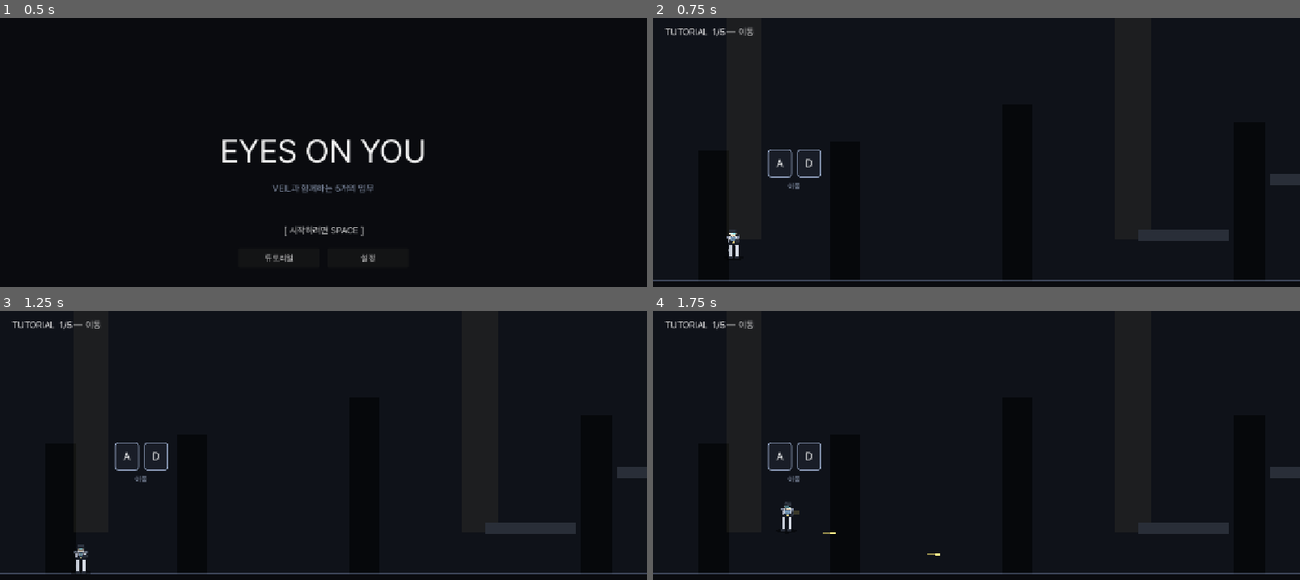
Above: before the commit, frames 1-4 (two rows, left to right).
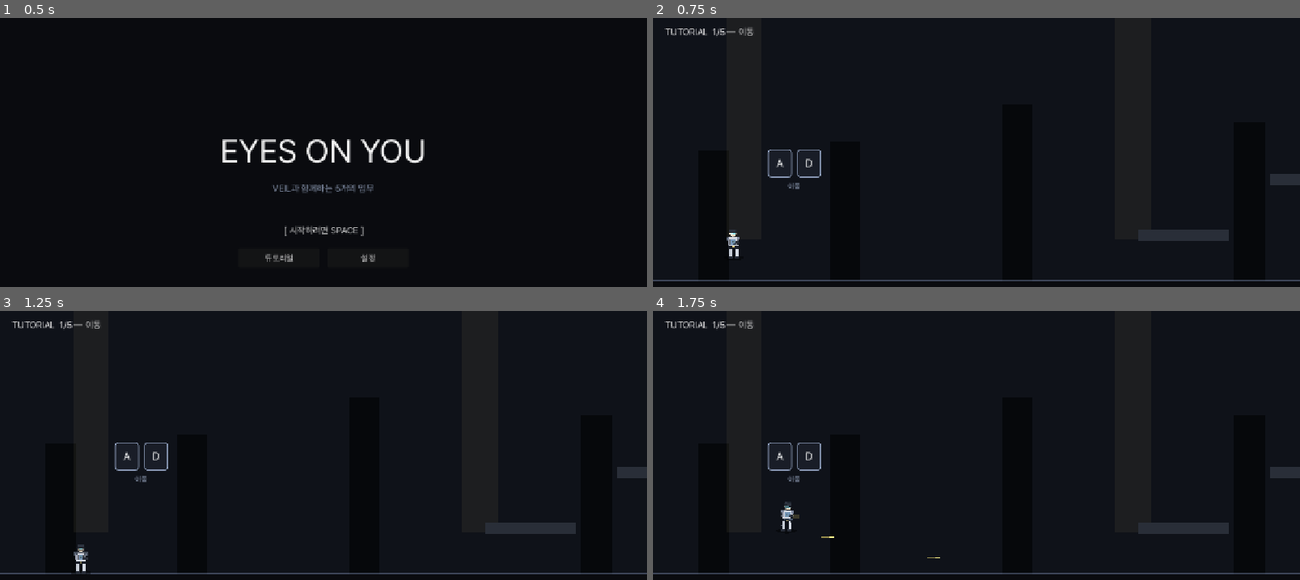
Above: after the commit, the same moments.

Repository: soomin007/EyesOnYou
Game: Godot game, scene res://scenes/main.tscn
The game is run twice, just before and just after one commit, with the same random seed, the same clock (stepped at 60 frames per second) and the same inputs.
Inputs (mouse positions are in pixels of both pictures, inside the frame that each line leads up to):
- Up to frame 1 (0.5 s): no input
- Up to frame 2 (0.75 s): click "튜토리얼" at 0.5 s
- Up to frame 3 (1.25 s): no input
- Up to frame 4 (1.75 s): tap Enter at 1.25 s; move the mouse to (1118, 475) at 1.27 s; press the mouse at (1118, 475) at 1.28 s; hold D (move_right) from 1.28 s (still down); tap W (jump) at 1.52 s

Frame 1 is identical in both runs. In frame 2, less than 0.1% of the frame differs, in the area x 11-14%, y 80-87%; in frame 3, less than 0.1%; in frame 4, 0.1%, in the area x 19-45%, y 73-92%.

Commit message:
fix(visual+map): 5두신 인체 비례 + cooling/sewers 발판·가시 재정비
CharacterArt — Player 비례 재조정:
- 5두신(머리 14 / 상체 22 / 다리 16 / 신발 4)으로 변경. 이전엔 다리 28
  > 상체 18이라 "상체 없는" 인상이었음
- 가랑이 라인 -28 → -20, 다리 길이 24 → 16
- 어깨 패드/벨트/가슴 패널/뒷팔/ArmFront 좌표 모두 새 비례 맞춰 갱신
- 가슴 LED (0,-38) → (0,-33)

Player.gd:
- ATTACK_MUZZLE_X 14→13, MUZZLE_Y -38→-31 (새 손목 위치 맞춤)

MapData — 냉각 시설(_cooling) 발판 일정화:
- 진입~분기점 1-2-1-2 패턴(80/140 alternating) → 100 일정 12발판
- 분기 우/좌 1-2-1-2 → 100 일정 6발판씩
- 정상부 80/140/100 비균질 → 100 일정 8발판
- "지하 인입로처럼 맞춰줘" 피드백 반영. 단일 점프로 일관된 페이스
- patrol/sniper/drone/orbs 위치 새 발판에 맞춰 재배치

MapData — 지하 인입로(_sewers) 우측 가시:
- 발판 폭 100→80 (마지막 1280은 안전 위해 120 유지)
- 가시 3개 → 6개. 각 발판 사이 좌/우(x 910/1010, w=50) 한 쌍.
  가운데 50px 통로로 도약해야 통과 — 이전 단일 가시는 "있으나마나"

Stage._build_hazards:
- spike entry "w" 읽도록 (default 90). 좁은 가시 정밀 배치 가능

Co-Authored-By: Claude Opus 4.7 (1M context) <noreply@anthropic.com>

Diff:
--- a/scripts/CharacterArt.gd
+++ b/scripts/CharacterArt.gd
@@ -30,30 +30,32 @@
 	torso.name = "Torso"
 	root.add_child(torso)
 
-	# 상체(어깨~가랑이) — 두 다리는 별도 polygon으로 분리해 다리답게.
+	# 5두신 비례 — 머리 14 / 상체 22 / 다리 16 / 신발 4. 가랑이 -20.
+	# 이전엔 다리(28) > 상체(18)라 "상체 없는" 인상이었음.
+	# 상체(어깨 -42 ~ 가랑이 -20) — V형 어깨~허리.
 	_filled(torso, Color(0.82, 0.84, 0.88), PackedVector2Array([
-		Vector2(-11, -46), Vector2(11, -46),
-		Vector2(10, -36), Vector2(9, -28),
-		Vector2(-9, -28), Vector2(-10, -36),
-	]))
-
-	# 왼 다리 — 허벅지 6 → 무릎 6 → 종아리 살짝 굵게(7) → 발목 6.
+		Vector2(-11, -42), Vector2(11, -42),
+		Vector2(10, -32), Vector2(9, -20),
+		Vector2(-9, -20), Vector2(-10, -32),
+	]))
+
+	# 왼 다리 — 허벅지 6 → 종아리 7. 가랑이 -20 ~ 발목 -4 (16px).
 	_filled(torso, Color(0.78, 0.80, 0.84), PackedVector2Array([
-		Vector2(-9, -28), Vector2(-3, -28),
-		Vector2(-4, -16),
+		Vector2(-9, -20), Vector2(-3, -20),
+		Vector2(-4, -12),
 		Vector2(-3, -4),
 		Vector2(-9, -4),
-		Vector2(-10, -16),
+		Vector2(-10, -12),
 	]))
 	# 오른 다리 — 좌우 대칭, 살짝 밝게(앞다리 인상).
 	_filled(torso, Color(0.84, 0.86, 0.90), PackedVector2Array([
-		Vector2(3, -28), Vector2(9, -28),
-		Vector2(10, -16),
+		Vector2(3, -20), Vector2(9, -20),
+		Vector2(10, -12),
 		Vector2(9, -4),
 		Vector2(3, -4),
-		Vector2(4, -16),
-	]))
-	# 왼 신발 — 다리보다 살짝 넓게(8)
+		Vector2(4, -12),
+	]))
+	# 왼 신발
 	_filled(torso, Color(0.16, 0.18, 0.22), PackedVector2Array([
 		Vector2(-10, -4), Vector2(-2, -4),
 		Vector2(-2, 0), Vector2(-10, 0),
@@ -64,36 +66,35 @@
 		Vector2(10, 0), Vector2(2, 0),
 	]))
 
-	# 어깨 패드 (양쪽) — 어깨 11 비례에 맞춰 살짝 바깥으로 돌출
+	# 어깨 패드 — 어깨 라인(-42)에서 살짝 바깥으로
 	_filled(torso, Color(0.50, 0.54, 0.62), PackedVector2Array([
-		Vector2(-13, -46), Vector2(-7, -46), Vector2(-8, -40), Vector2(-13, -40),
+		Vector2(-13, -42), Vector2(-7, -42), Vector2(-8, -36), Vector2(-13, -36),
 	]))
 	_filled(torso, Color(0.50, 0.54, 0.62), PackedVector2Array([
-		Vector2(7, -46), Vector2(13, -46), Vector2(13, -40), Vector2(8, -40),
-	]))
-
-	# 벨트 — 허리 라인. 두께 8(상하 4씩 띠), 진한 색으로 가슴/다리 분리감 강조.
+		Vector2(7, -42), Vector2(13, -42), Vector2(13, -36), Vector2(8, -36),
+	]))
+
+	# 벨트 — 허리(-25 ~ -20) 5px. 짙은 색 + 상단 highlight로 허리 라인 명확.
 	_filled(torso, Color(0.10, 0.12, 0.16), PackedVector2Array([
-		Vector2(-10, -36), Vector2(10, -36), Vector2(10, -28), Vector2(-10, -28),
-	]))
-	# 벨트 상단 highlight (얇은 청회색 띠) — 허리 라인을 명확히
+		Vector2(-10, -25), Vector2(10, -25), Vector2(10, -20), Vector2(-10, -20),
+	]))
 	var belt_hl := Polygon2D.new()
 	belt_hl.color = Color(0.55, 0.65, 0.78, 0.45)
 	belt_hl.polygon = PackedVector2Array([
-		Vector2(-10, -36), Vector2(10, -36), Vector2(10, -35), Vector2(-10, -35),
+		Vector2(-10, -25), Vector2(10, -25), Vector2(10, -24), Vector2(-10, -24),
 	])
 	torso.add_child(belt_hl)
 	# 벨트 버클
 	_filled(torso, Color(0.85, 0.78, 0.50), PackedVector2Array([
-		Vector2(-2.5, -34), Vector2(2.5, -34), Vector2(2.5, -30), Vector2(-2.5, -30),
-	]))
-
-	# 가슴 패널
+		Vector2(-2.5, -24), Vector2(2.5, -24), Vector2(2.5, -21), Vector2(-2.5, -21),
+	]))
+
+	# 가슴 패널 — 어깨 -42 ~ 벨트 위 -28 (14px 길게)
 	_filled(torso, Color(0.40, 0.55, 0.70, 0.85), PackedVector2Array([
-		Vector2(-5, -42), Vector2(5, -42), Vector2(5, -34), Vector2(-5, -34),
+		Vector2(-5, -38), Vector2(5, -38), Vector2(5, -28), Vector2(-5, -28),
 	]))
 	# 가슴 LED
-	_filled_circle(torso, Vector2(0, -38), 1.4, Color(0.75, 1.0, 1.0))
+	_filled_circle(torso, Vector2(0, -33), 1.4, Color(0.75, 1.0, 1.0))
 
 	# 머리 (얼굴) — radius 6 → 7
 	_filled_circle(torso, Vector2(0, -50), 7.0, Color(0.95, 0.88, 0.78))
@@ -119,16 +120,16 @@
 	])
 	torso.add_child(hl)
 
-	# 뒷팔
+	# 뒷팔 — 어깨 -38 ~ 허리 -28
 	_filled(torso, Color(0.62, 0.64, 0.70), PackedVector2Array([
-		Vector2(-11, -42), Vector2(-7, -42), Vector2(-7, -32), Vector2(-11, -32),
-	]))
-
-	# 앞팔 + 총 — ArmFront origin이 손목 부근(10, -36)
-	# 회전 시 총구가 어깨를 중심으로 살짝 위/아래로 흔들리도록.
+		Vector2(-11, -38), Vector2(-7, -38), Vector2(-7, -28), Vector2(-11, -28),
+	]))
+
+	# 앞팔 + 총 — ArmFront origin이 손목 부근(10, -32) — 어깨에서 허리 사이.
+	# 회전 시 총구가 살짝 위/아래로 흔들리도록.
 	var arm_front := Node2D.new()
 	arm_front.name = "ArmFront"
-	arm_front.position = Vector2(10, -36)
+	arm_front.position = Vector2(10, -32)
 	torso.add_child(arm_front)
 	# 그립
 	_filled(arm_front, Color(0.16, 0.18, 0.22), PackedVector2Array([
--- a/scripts/MapData.gd
+++ b/scripts/MapData.gd
@@ -147,11 +147,12 @@
 			{"pos": Vector2(200, 960),  "w": 220.0},
 			{"pos": Vector2(260, 1120), "w": 220.0},
 			{"pos": Vector2(200, 1280), "w": 240.0},
-			# 우측 — 좁은 파이프 (가시 + HP)
-			{"pos": Vector2(960, 800),  "w": 100.0},
-			{"pos": Vector2(960, 960),  "w": 100.0},
-			{"pos": Vector2(960, 1120), "w": 100.0},
-			{"pos": Vector2(960, 1280), "w": 120.0},
+			# 우측 — 좁은 파이프 (가시 + HP). 발판 폭 80으로 좁힘 — 가시
+			# 사이 통과를 빠듯하게 만들어 위협을 의미있게.
+			{"pos": Vector2(960, 800),  "w": 80.0},
+			{"pos": Vector2(960, 960),  "w": 80.0},
+			{"pos": Vector2(960, 1120), "w": 80.0},
+			{"pos": Vector2(960, 1280), "w": 120.0},  # 끝 — 안전
 			# 합류
 			{"pos": Vector2(580, 1440), "w": 240.0},
 			{"pos": Vector2(480, 1620), "w": 220.0},
@@ -175,11 +176,18 @@
 			# 우측 통과 보상 — HP
 			"hp_pickups": [Vector2(960, 1240.0)],
 		},
-		# 우측 파이프 가시 — 발판 사이 빈 공간에 (y는 가시 끝 위치)
+		# 우측 파이프 가시 — 발판 사이 좌/우 양옆에 좁은(50) 가시 한 쌍씩.
+		# 가운데 50px 통로(가시 사이)로 도약해야 통과. 이전 단일 가시는 "있으나마나"였음.
 		"spikes": [
-			{"x": 960, "y": 880.0},   # 800↔960 사이
-			{"x": 1000, "y": 1040.0}, # 960↔1120 사이, 살짝 우로
-			{"x": 960, "y": 1200.0},  # 1120↔1280 사이
+			# 800 ↔ 960 사이
+			{"x": 910.0, "y": 880.0, "w": 50.0},
+			{"x": 1010.0, "y": 880.0, "w": 50.0},
+			# 960 ↔ 1120 사이
+			{"x": 910.0, "y": 1040.0, "w": 50.0},
+			{"x": 1010.0, "y": 1040.0, "w": 50.0},
+			# 1120 ↔ 1280 사이
+			{"x": 910.0, "y": 1200.0, "w": 50.0},
+			{"x": 1010.0, "y": 1200.0, "w": 50.0},
 		],
 	}
 
@@ -236,55 +244,56 @@
 		"goal_pos":     Vector2(640.0, 200.0),
 		"camera_mode":  "VERTICAL",
 		"platforms": [
-			# 지상(3080) → 분기점 1880 — 1/2칸 섞은 지그재그
-			{"pos": Vector2(640, 3000), "w": 280.0},  # 80
-			{"pos": Vector2(540, 2920), "w": 280.0},  # 80
-			{"pos": Vector2(640, 2780), "w": 280.0},  # 140 (2)
-			{"pos": Vector2(540, 2700), "w": 280.0},  # 80 — patrol 자리
-			{"pos": Vector2(640, 2560), "w": 280.0},  # 140 (2)
-			{"pos": Vector2(540, 2480), "w": 280.0},  # 80
-			{"pos": Vector2(640, 2340), "w": 280.0},  # 140 (2) — patrol 자리
-			{"pos": Vector2(540, 2260), "w": 280.0},  # 80
-			{"pos": Vector2(640, 2120), "w": 280.0},  # 140 (2)
-			{"pos": Vector2(540, 2040), "w": 280.0},  # 80
-			{"pos": Vector2(640, 1900), "w": 320.0},  # 140 (2)
-			{"pos": Vector2(540, 1820), "w": 320.0},  # 80 — 분기점, patrol 자리
-			# 분기 — 우측 파이프 (드론 perch + XP)
-			{"pos": Vector2(900, 1680), "w": 200.0},  # 140 (2 진입)
-			{"pos": Vector2(960, 1600), "w": 180.0},  # 80
-			{"pos": Vector2(900, 1460), "w": 200.0},  # 140 (2)
-			{"pos": Vector2(960, 1380), "w": 200.0},  # 80
-			{"pos": Vector2(900, 1240), "w": 220.0},  # 140 (2)
-			{"pos": Vector2(960, 1160), "w": 220.0},  # 80 — 우측 끝 (XP)
-			# 분기 — 좌측 계단 (HP)
-			{"pos": Vector2(220, 1680), "w": 200.0},  # 140 (2 진입)
-			{"pos": Vector2(160, 1600), "w": 200.0},  # 80
-			{"pos": Vector2(220, 1460), "w": 200.0},  # 140 (2)
-			{"pos": Vector2(160, 1380), "w": 200.0},  # 80
-			{"pos": Vector2(220, 1240), "w": 200.0},  # 140 (2)
-			{"pos": Vector2(180, 1160), "w": 220.0},  # 80 — 좌측 끝 (HP)
-			# 합류 도약 — 1040 (120 빠듯)
-			{"pos": Vector2(540, 1040), "w": 320.0},  # 합류
-			# 정상 — 비균질 섞기 (1-2-1-2 규칙 깸).
-			{"pos": Vector2(640, 960),  "w": 240.0},  # 80 (1)
-			{"pos": Vector2(560, 820),  "w": 240.0},  # 140 (2)
-			{"pos": Vector2(620, 720),  "w": 240.0},  # 100 (1 빠듯)
-			{"pos": Vector2(580, 640),  "w": 240.0},  # 80 (1) — 1-1 연속
-			{"pos": Vector2(640, 500),  "w": 240.0},  # 140 (2)
-			{"pos": Vector2(560, 400),  "w": 240.0},  # 100 (1 빠듯)
-			{"pos": Vector2(620, 280),  "w": 320.0},  # 120 (1 빠듯) — 골 직전
-		],
-		"enemies": {
-			"patrol": [Vector2(540, 2670.0), Vector2(640, 2310.0), Vector2(540, 1790.0)],
-			"sniper": [Vector2(180, 1130.0)],
-			# 드론 — 분기 위쪽 빈 공간. 기존 (960, 1340)/(900, 1210)는 플랫폼
-			# (960, 1380)/(900, 1240) 바로 위 30~40px라 시각적으로 붙어 있었음.
-			"drone":  [Vector2(960, 1080.0), Vector2(540, 940.0)],
+			# 진입 → 분기점 — 100 일정(단일 점프). 지하 인입로처럼 발판 간격 통일.
+			{"pos": Vector2(640, 3000), "w": 280.0},
+			{"pos": Vector2(540, 2900), "w": 280.0},
+			{"pos": Vector2(640, 2800), "w": 280.0},
+			{"pos": Vector2(540, 2700), "w": 280.0},  # patrol 자리
+			{"pos": Vector2(640, 2600), "w": 280.0},
+			{"pos": Vector2(540, 2500), "w": 280.0},
+			{"pos": Vector2(640, 2400), "w": 280.0},  # patrol 자리
+			{"pos": Vector2(540, 2300), "w": 280.0},
+			{"pos": Vector2(640, 2200), "w": 280.0},
+			{"pos": Vector2(540, 2100), "w": 280.0},
+			{"pos": Vector2(640, 2000), "w": 280.0},
+			{"pos": Vector2(540, 1900), "w": 320.0},  # 분기점, patrol 자리
+			# 분기 우 — 100 일정 6 발판
+			{"pos": Vector2(900, 1800), "w": 220.0},
+			{"pos": Vector2(960, 1700), "w": 200.0},
+			{"pos": Vector2(900, 1600), "w": 220.0},
+			{"pos": Vector2(960, 1500), "w": 200.0},
+			{"pos": Vector2(900, 1400), "w": 220.0},
+			{"pos": Vector2(960, 1300), "w": 200.0},  # 우측 끝 (XP)
+			# 분기 좌 — 100 일정 6 발판
+			{"pos": Vector2(220, 1800), "w": 220.0},
+			{"pos": Vector2(160, 1700), "w": 200.0},
+			{"pos": Vector2(220, 1600), "w": 220.0},
+			{"pos": Vector2(160, 1500), "w": 200.0},
+			{"pos": Vector2(220, 1400), "w": 220.0},
+			{"pos": Vector2(180, 1300), "w": 220.0},  # 좌측 끝 (HP)
+			# 합류 — 가로 360 + 세로 100
+			{"pos": Vector2(540, 1200), "w": 320.0},
+			# 정상 → 골 — 100 일정 8 발판 + 골 직전 120
+			{"pos": Vector2(640, 1100), "w": 240.0},
+			{"pos": Vector2(540, 1000), "w": 240.0},
+			{"pos": Vector2(640, 900),  "w": 240.0},
+			{"pos": Vector2(540, 800),  "w": 240.0},
+			{"pos": Vector2(640, 700),  "w": 240.0},
+			{"pos": Vector2(540, 600),  "w": 240.0},
+			{"pos": Vector2(640, 500),  "w": 240.0},
+			{"pos": Vector2(540, 400),  "w": 240.0},
+			{"pos": Vector2(620, 280),  "w": 320.0},  # 120 (빠듯) — 골 직전
+		],
+		"enemies": {
+			"patrol": [Vector2(540, 2670.0), Vector2(640, 2370.0), Vector2(540, 1870.0)],
+			"sniper": [Vector2(180, 1270.0)],
+			# 드론 — 분기 위쪽 빈 공간 (우측 1300 위 / 합류 1200 위)
+			"drone":  [Vector2(960, 1180.0), Vector2(540, 1080.0)],
 			"bomber": [], "shield": [],
 		},
 		"rewards": {
-			"xp_orbs":    [Vector2(960, 1130.0), Vector2(1000, 1130.0)],
-			"hp_pickups": [Vector2(180, 1130.0)],
+			"xp_orbs":    [Vector2(960, 1270.0), Vector2(1000, 1270.0)],
+			"hp_pickups": [Vector2(180, 1270.0)],
 		},
 		"spikes": [],
 	}
--- a/scripts/Player.gd
+++ b/scripts/Player.gd
@@ -24,8 +24,8 @@
 const BARRIER_CHARGE_T2: float = 6.0
 const BARRIER_INVULN_T3: float = 0.6
 
-const ATTACK_MUZZLE_X: float = 14.0
-const ATTACK_MUZZLE_Y: float = -38.0  # 총구 높이 (가슴)
+const ATTACK_MUZZLE_X: float = 13.0
+const ATTACK_MUZZLE_Y: float = -31.0  # 총구 높이 — 5두신 비례 재조정 후 새 손목 위치
 const EXPLOSION_RADIUS: float = 180.0
 const EXPLOSION_DAMAGE: int = 3
 
--- a/scripts/Stage.gd
+++ b/scripts/Stage.gd
@@ -873,7 +873,8 @@
 			var d: Dictionary = entry
 			var sx: float = float(d.get("x", 0.0))
 			var sy: float = float(d.get("y", GROUND_Y - 6.0))
-			_build_spike(sx, 90.0, sy)
+			var sw: float = float(d.get("w", 90.0))
+			_build_spike(sx, sw, sy)
 		return
 	# 폴백 (디버그/플레이그라운드)
 	if not "함정" in GameState.current_route_tags:
